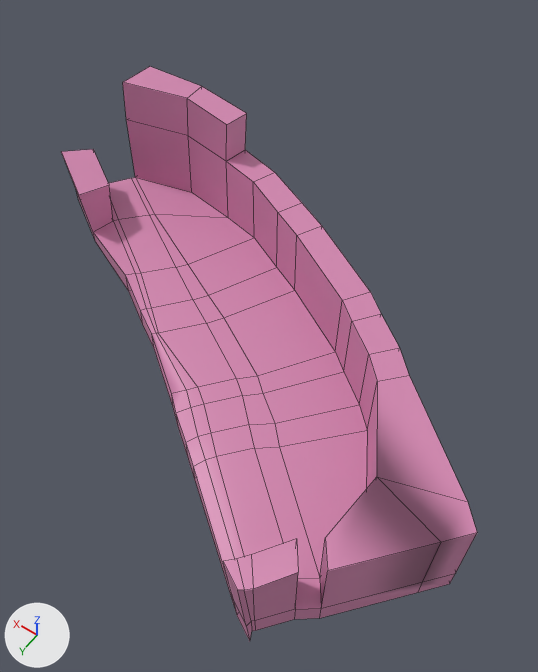
The FBX model Assets/Terrain/terrain_W3A4.fbx: old version first, new version second.
Camera for both pictures: a 50 mm lens placed at (-471.0, -671.0, 332.0), pointed at (-361.0, -826.0, 89.0). Arrows for +X, +Y and +Z are at lower left; the lights stay in place. Mesh edges are drawn as thin lines. Where no turn or scale is listed for an object, it has been applied to the vertices.

Objects in the first picture: 'W3A4_mesh'.
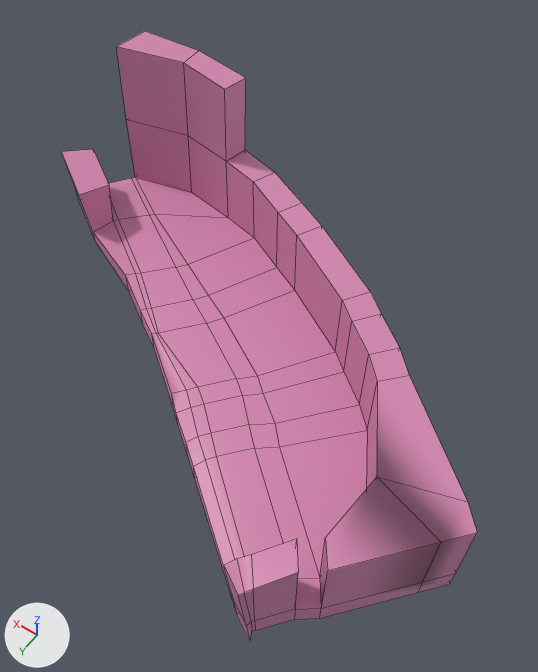
Commit message: terrain changes

Boxes [x1, y1, x2, y2] around the edits, measured in the pictures (538 x 672 px; the box of a moved part takes in the faces that stretch with it):
```json
{"object": "W3A4_mesh", "change": "reshaped", "before": [61, 66, 477, 641], "after": [61, 31, 477, 641], "on screen": "6% taller"}
{"part": 1, "of": "me_mesh", "change": "moved or reshaped", "before": [123, 66, 247, 161], "after": [116, 31, 246, 161]}
{"part": 2, "of": "me_mesh", "change": "moved or reshaped", "before": [223, 555, 255, 626], "after": [224, 555, 255, 626]}
```

Scene script edits in JSON lines:
```json
{"block": "me_mesh", "where": "me_mesh.from_pydata(...)  # 200 vertices, 199 faces; spans x -233.0..28.0, y -44.0..135.0, z -8.0..69.0"}
{"block": "me_mesh", "where": "# used by ob_w3a4_mesh; location = (-235.3, -867.2, 55.4)"}
{"block": "me_mesh", "where": "# before: 194 (-26.0, -31.0, 67.0) at pixel (187, 98), 195 (-53.0, -27.0, 66.0) at pixel (226, 124), 196 (-55.0, -40.0, 66.0) at pixel (246, 113), 197 (-25.0, -44.0, 67.0) at pixel (201, 86), 198 (6.0, -21.0, 69.0) at pixel (122, 82)"}
{"block": "me_mesh", "where": "# before: 199 (5.0, -41.0, 68.0) at pixel (149, 66)"}
{"block": "me_mesh", "change": "me_mesh part 1"}
{"op": "add", "block": "me_mesh", "code": "for i in [*range(194, 200)]: me_mesh.vertices[i].co += Vector((0.0, 0.0, 19.0))"}
{"block": "me_mesh", "change": "me_mesh part 2"}
{"op": "set", "path": "me_mesh.vertices[189].co", "old": "(-182.0, 134.0, 43.0)", "new": "(-182.0, 134.0, 41.0)", "note": "pixel (244, 590) -> pixel (244, 592)"}
{"op": "set", "path": "me_mesh.vertices[190].co", "old": "(-171.0, 130.0, 42.0)", "new": "(-171.0, 130.0, 38.0)", "note": "pixel (223, 561) -> pixel (223, 565)"}
{"op": "set", "path": "me_mesh.vertices[191].co", "old": "(-181.0, 135.0, 43.0)", "new": "(-181.0, 135.0, 38.0)", "note": "pixel (237, 590) -> pixel (238, 595)"}
```
